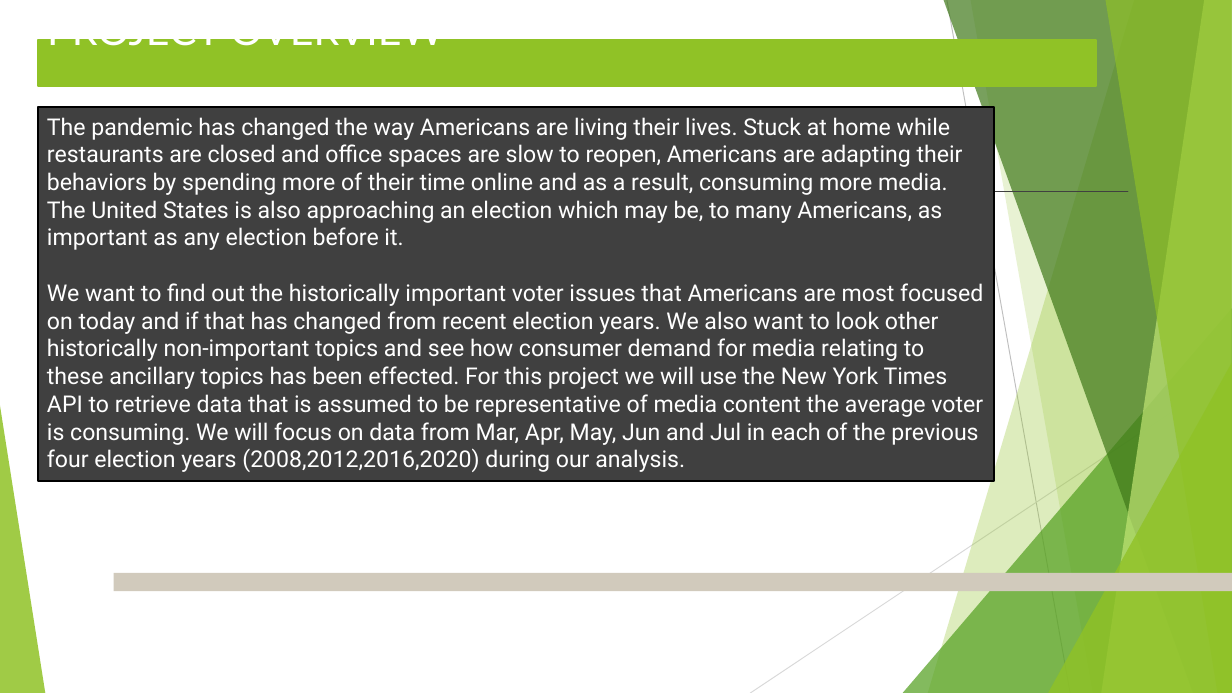
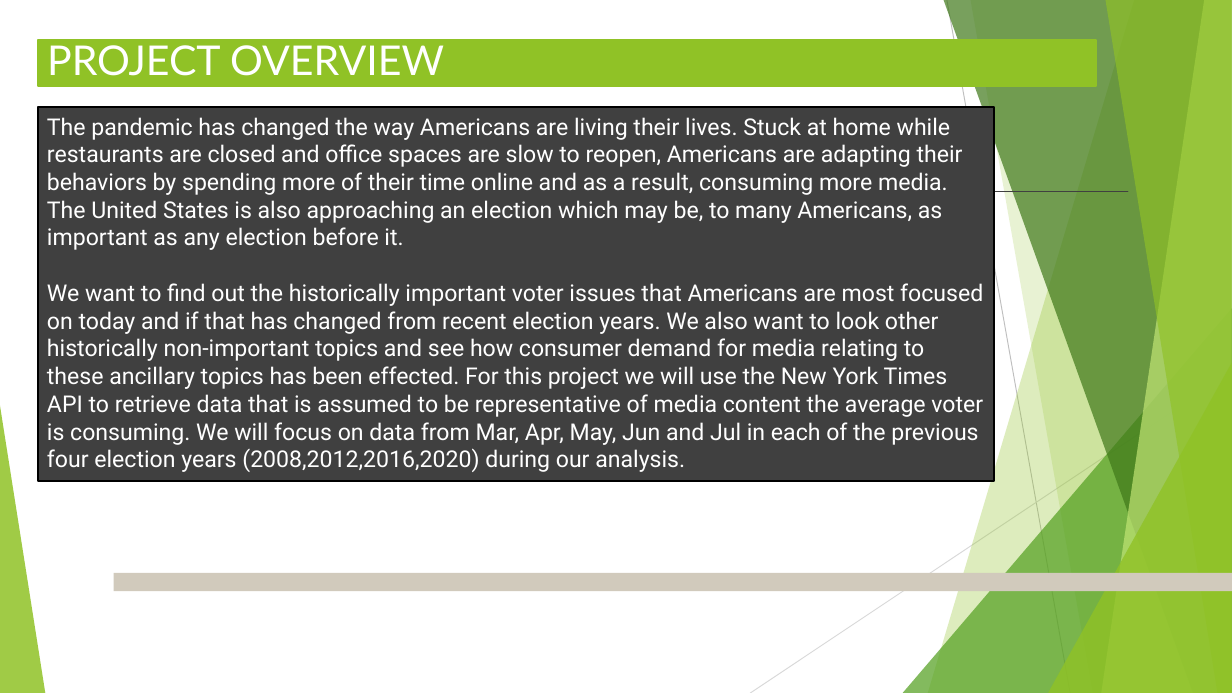
Before and after one commit to RoarkJ/NYT-Keyword-Analysis, a slide deck: slide 2 of presi.pptx. Drawn at 1232x693 pixels with LibreOffice and Linux fonts; fonts in the diff are those of the drawing. Boxes give left, top, right and bottom in pixels: in the first picture for what was removed or moved away, otherwise in the second. Text is boxed around its words. In the diff, an @@ line names an element or a change of style, - is before the commit and + after.

```diff
--- a/presi.pptx
+++ b/presi.pptx
@@ title "PROJECT OVERVIEW" rewrapped from [47,39,444,53] to [47,45,444,76] @@
```
Also in this commit, not shown: 3 other slides changed, 4 slides added, 2 slides removed.
